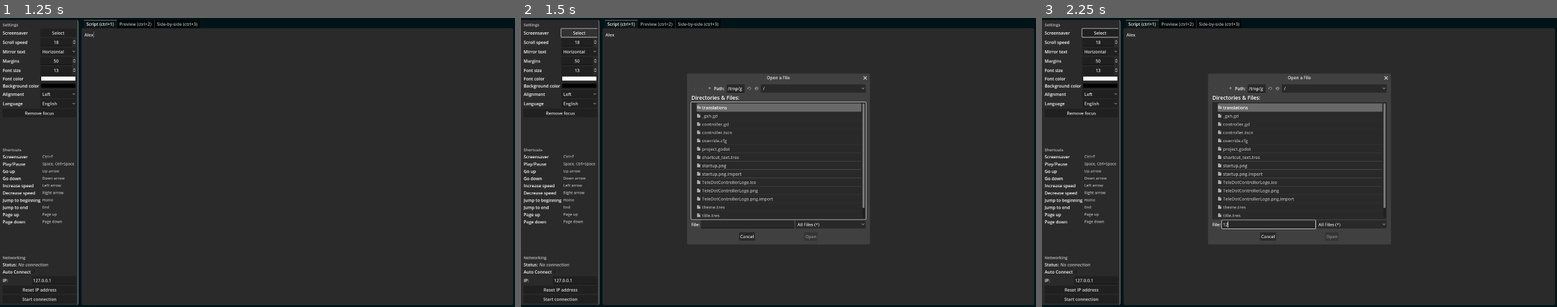
Above: before the commit, frames 1-3 (left to right).
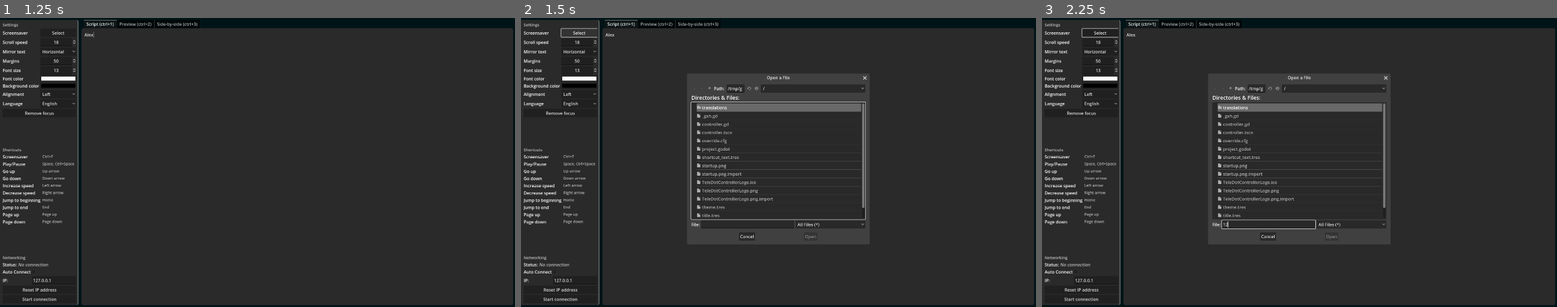
Above: after the commit, the same moments.

Repository: VoylinsGamedevJourney/teledot
Game: Godot game, scene res://controller.tscn
The game is run twice, just before and just after one commit, with the same random seed, the same clock (stepped at 60 frames per second) and the same inputs.
Inputs (mouse positions are in pixels of both pictures, inside the frame that each line leads up to):
- Up to frame 1 (1.25 s): click (298, 165) at 0.52 s; type "Alex" at 0.6 s
- Up to frame 2 (1.5 s): click "Select" at 1.25 s
- Up to frame 3 (2.25 s): click (1268, 223) at 2.02 s; type "12" at 2.1 s

Frame 1 is identical in both runs. In frame 2, 0.2% of the frame differs, in the area x 55-68%, y 20-77%; in frame 3, less than 0.1%.

Commit message:
Fixed some bugs

Diff:
--- a/src_controller/controller.gd
+++ b/src_controller/controller.gd
@@ -129,9 +129,11 @@
 			get_window().mode = Window.MODE_WINDOWED
 			get_node("Screensaver").visible = false
 
-	if event.is_action_pressed("decrease_speed"):
+	var focus = get_viewport().gui_get_focus_owner()
+	if not focus is Object and event.is_action_pressed("decrease_speed"):
+		print()
 		%ScrollSpeedSpinBox.value -= 1
-	if event.is_action_pressed("increase_speed"):
+	if not focus is Object and event.is_action_pressed("increase_speed"):
 		%ScrollSpeedSpinBox.value += 1
 
 
--- a/src_controller/controller.tscn
+++ b/src_controller/controller.tscn
@@ -396,6 +396,7 @@
 wrap_mode = 1
 
 [node name="Preview (ctrl+2)" type="TabBar" parent="MarginContainer/MainHSplit/ScriptPanel"]
+visible = false
 layout_mode = 2
 
 [node name="PreviewBackground1" type="ColorRect" parent="MarginContainer/MainHSplit/ScriptPanel/Preview (ctrl+2)"]
@@ -421,11 +422,9 @@
 size_flags_horizontal = 3
 size_flags_vertical = 3
 bbcode_enabled = true
-text = "ffffff"
 fit_content = true
 
 [node name="Side-by-side (ctrl+3)" type="TabBar" parent="MarginContainer/MainHSplit/ScriptPanel"]
-visible = false
 layout_mode = 2
 
 [node name="ScriptScroll" type="ScrollContainer" parent="MarginContainer/MainHSplit/ScriptPanel/Side-by-side (ctrl+3)"]
@@ -449,10 +448,11 @@
 theme_override_colors/background_color = Color(0.164706, 0.164706, 0.164706, 1)
 wrap_mode = 1
 
-[node name="Control" type="Control" parent="MarginContainer/MainHSplit/ScriptPanel/Side-by-side (ctrl+3)/ScriptScroll/HBoxContainer"]
-layout_mode = 2
-
-[node name="PreviewBackground2" type="ColorRect" parent="MarginContainer/MainHSplit/ScriptPanel/Side-by-side (ctrl+3)/ScriptScroll/HBoxContainer/Control"]
+[node name="PreviewControl" type="Control" parent="MarginContainer/MainHSplit/ScriptPanel/Side-by-side (ctrl+3)/ScriptScroll/HBoxContainer"]
+layout_mode = 2
+size_flags_horizontal = 3
+
+[node name="PreviewBackground2" type="ColorRect" parent="MarginContainer/MainHSplit/ScriptPanel/Side-by-side (ctrl+3)/ScriptScroll/HBoxContainer/PreviewControl"]
 unique_name_in_owner = true
 layout_mode = 1
 anchors_preset = 15
@@ -465,7 +465,7 @@
 grow_horizontal = 2
 grow_vertical = 2
 
-[node name="sbsPreview" type="RichTextLabel" parent="MarginContainer/MainHSplit/ScriptPanel/Side-by-side (ctrl+3)/ScriptScroll/HBoxContainer/Control"]
+[node name="sbsPreview" type="RichTextLabel" parent="MarginContainer/MainHSplit/ScriptPanel/Side-by-side (ctrl+3)/ScriptScroll/HBoxContainer/PreviewControl"]
 unique_name_in_owner = true
 layout_mode = 2
 offset_right = 1.0
Not shown: 1 places in src_controller/controller.tscn that only renumber resources
